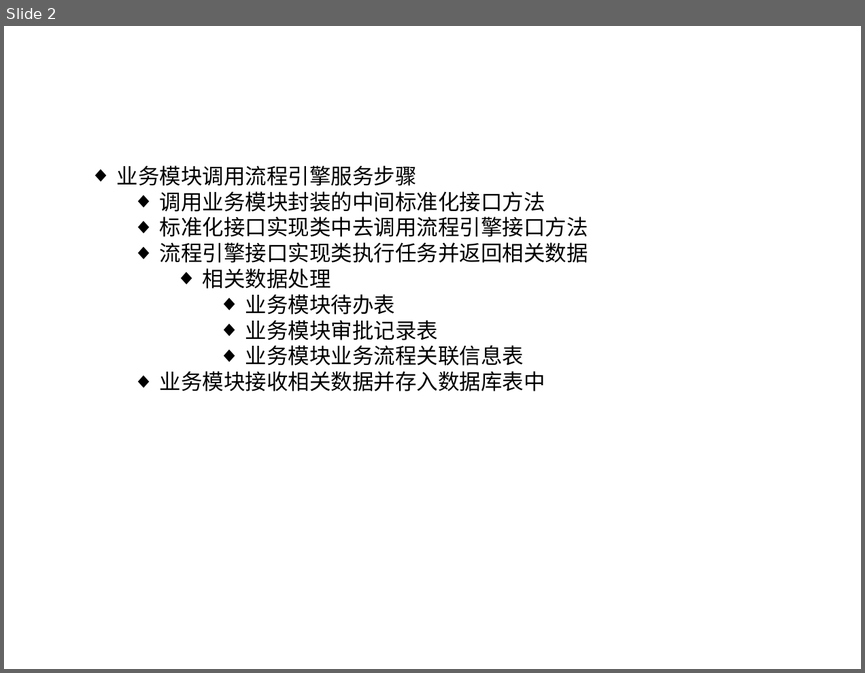
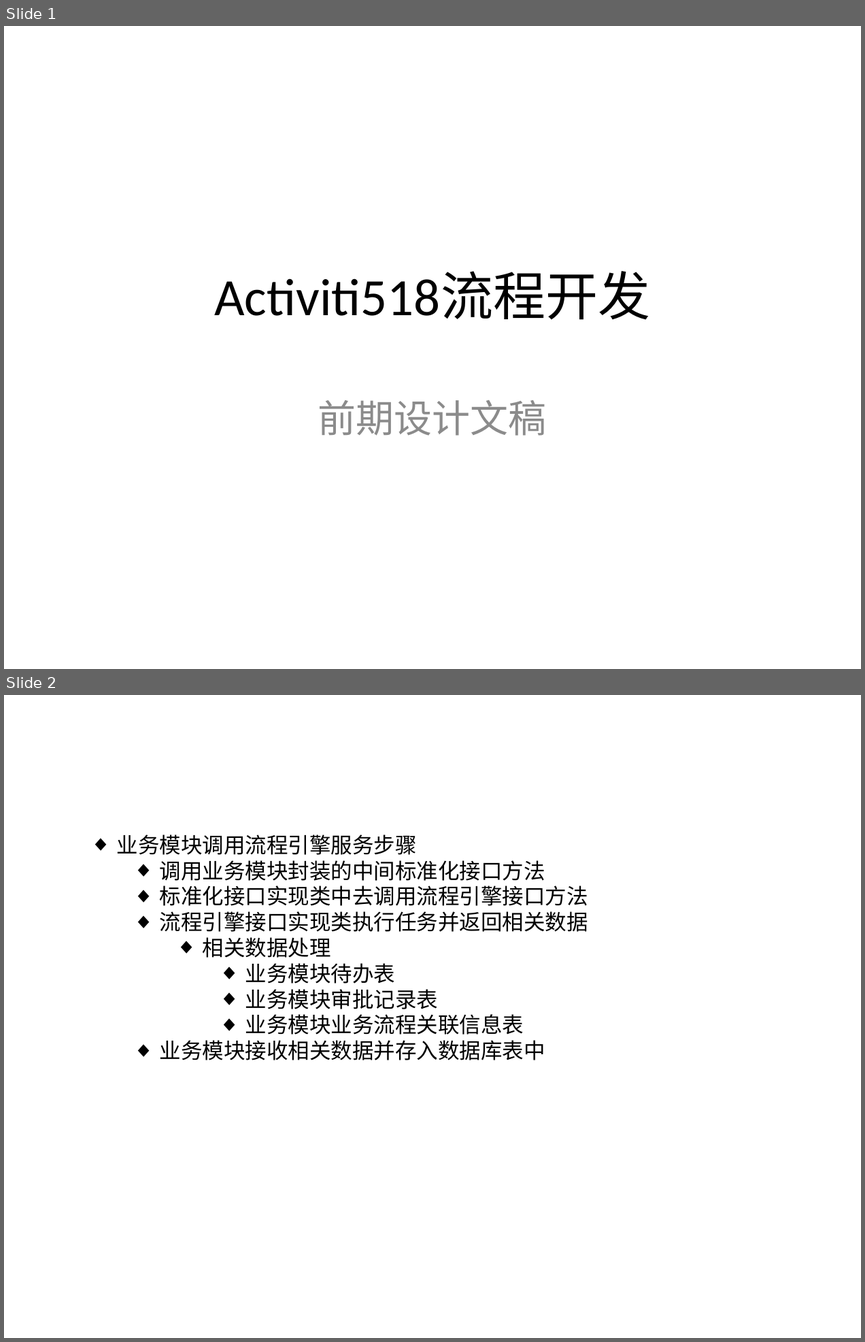
Before and after one commit to songzxDev/helloworld, a slide deck: WebContent/docs/BPM前期项目准备_20171026.pptx. Shown one above the other, each under a label of ours: slide 2 before the commit, slides 1 and 2 after it. The pictures are 865x673 and 865x1342 pixels, drawn with LibreOffice and Linux fonts; fonts in the diff are those of the drawing. Boxes give left, top, right and bottom in pixels: in the first picture for what was removed or moved away, otherwise in the second. Text is boxed around its words. In the diff, an @@ line names an element or a change of style, - is before the commit and + after.

```diff
--- a/WebContent/docs/BPM前期项目准备_20171026.pptx
+++ b/WebContent/docs/BPM前期项目准备_20171026.pptx
@@ slide 1 added at [4,26,861,669], background #FFFFFF @@
@@ title added at [214,271,650,320], 44 pt, text #000000 @@
+Activiti518流程开发
@@ subtitle added at [318,400,547,435], 32 pt, text #8C8C8C @@
+前期设计文稿
```
Also in this commit, not shown: 3 other slides added, 1 slide removed, 4 other files.
